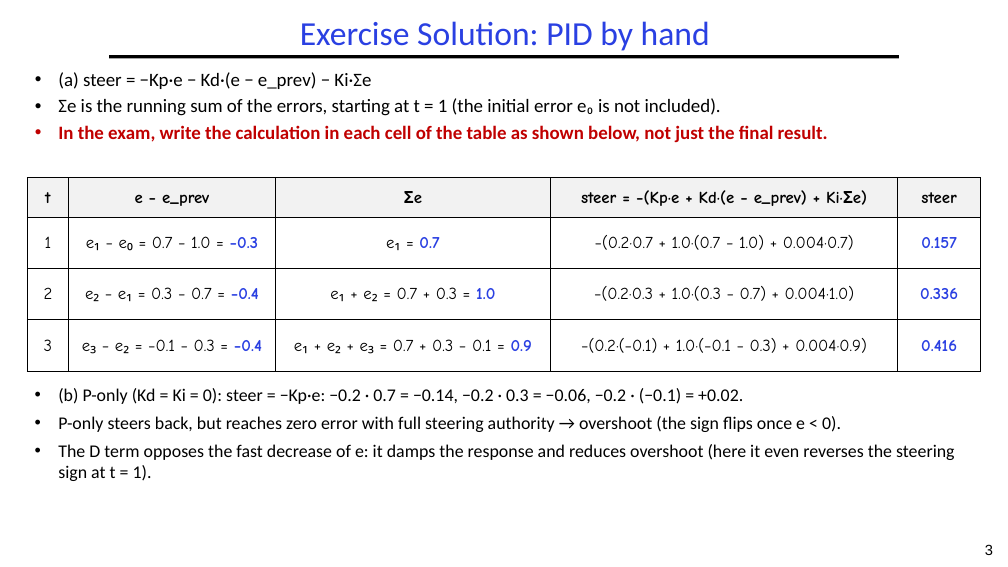
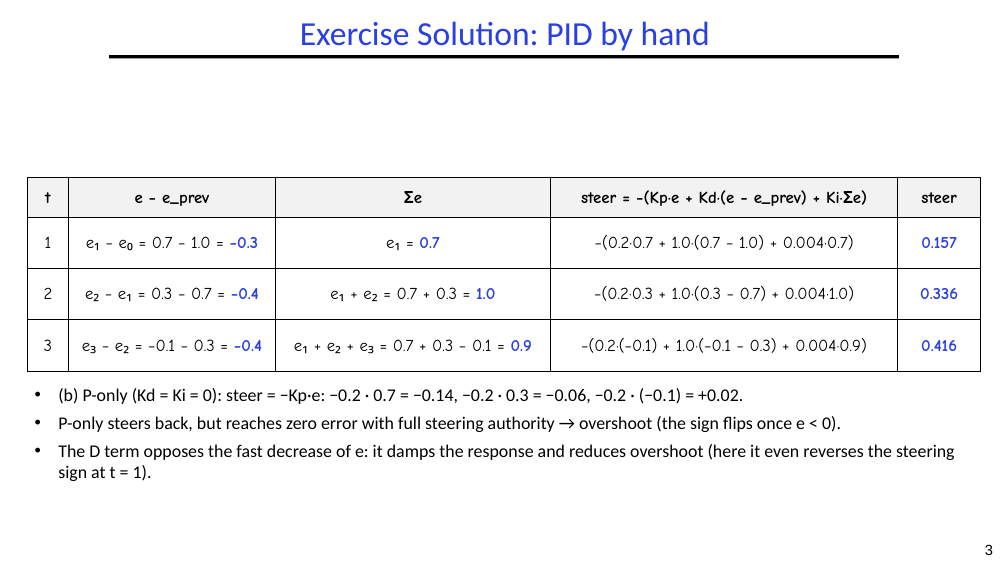
Before and after one commit to guhofstra/CSC144V, a slide deck: slide 3 of Exercises/L8-Exercises ANS.pptx. Drawn at 1008x567 pixels with LibreOffice and Linux fonts; fonts in the diff are those of the drawing; grey boxes stand for pictures. Boxes give left, top, right and bottom in pixels: in the first picture for what was removed or moved away, otherwise in the second. Text is boxed around its words. In the diff, an @@ line names an element or a change of style, - is before the commit and + after.

```diff
--- a/Exercises/L8-Exercises ANS.pptx
+++ b/Exercises/L8-Exercises ANS.pptx
@@ text removed at [58, 72, 828, 143] @@
-• (a) steer = −Kp·e − Kd·(e − e_prev) − Ki·Σe
-• Σe is the running sum of the errors, starting at t = 1 (the initial error e₀ is not included).
-• In the exam, write the calculation in each cell of the table as shown below, not just the final result.
```
Also in this commit, not shown: 8 other slides changed, 1 slide added, 4 other files.
